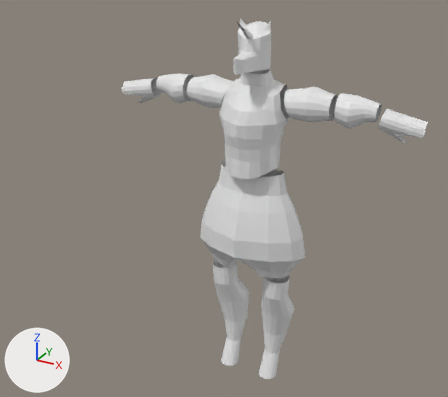
One commit to the FBX model Assets/Models/GigosModel.fbx: the scene before it, then after it.
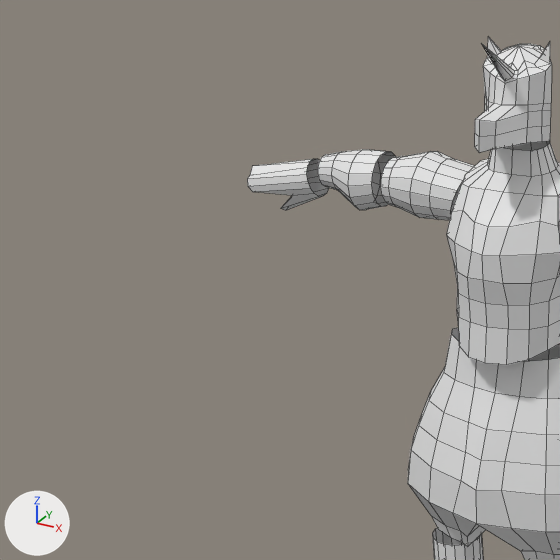
Each version is shown whole from a camera (50 mm lens) standing at (1.154, -2.466, 2.251) and looking at (-0.249, 0.084, 0.976), then close up on the part from 0% to 61% of the width and 0% to 69% of the height. The axes (+X, +Y, +Z) are drawn at lower left. The lights are the same throughout. The first two pictures are the older version. The close-ups show mesh edges as thin lines. Where no turn or scale is listed for an object, it has been applied to the vertices.

Names of what the first close-up shows: 'Unicorn'.
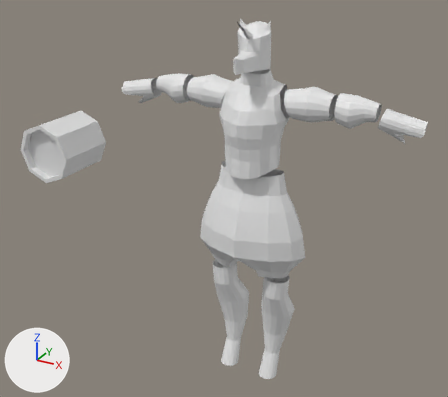
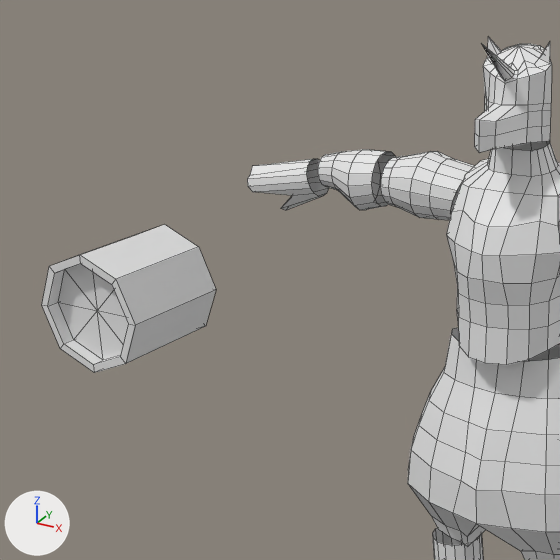
Pixel boxes [x1, y1, x2, y2] of what changed, in the close-ups (560 x 560 px):
```json
{"object": "SpotlightUnicorn", "change": "added", "after": [42, 225, 216, 373]}
```

The change, as JSON lines over the scene's bpy script:
```json
{"op": "add", "block": "me_spotlight", "code": ["me_spotlight = bpy.data.meshes.new('Spotlight')", "me_spotlight.from_pydata(...)  # 42 vertices, 48 faces; spans x -0.163..0.163, y -0.21..0.115, z -0.163..0.163"]}
{"op": "add", "block": "ob_spotlightunicorn", "code": ["ob_spotlightunicorn = bpy.data.objects.new('SpotlightUnicorn', me_spotlight)", "ob_spotlightunicorn.location = (-1.188, 0.01, 1.14)"]}
```
